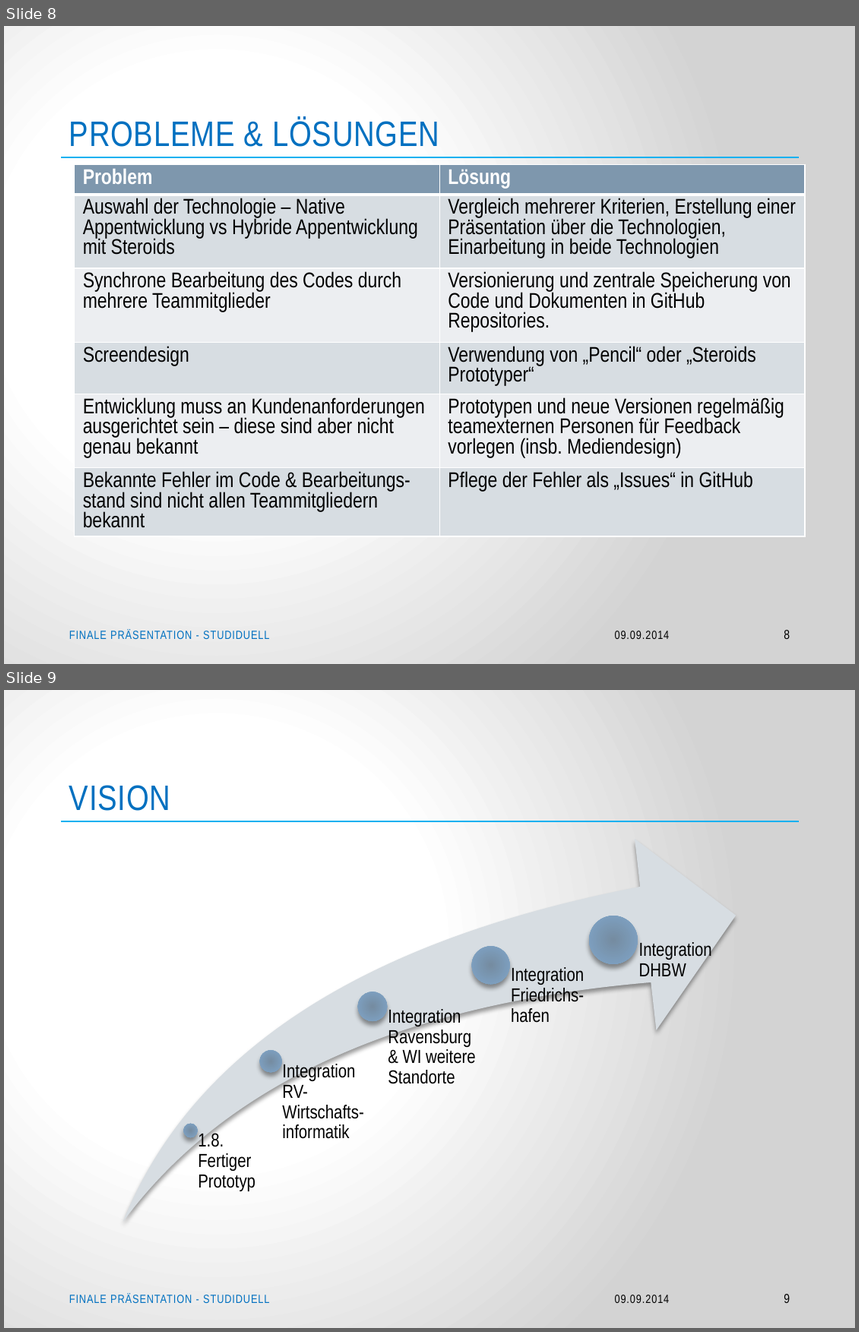
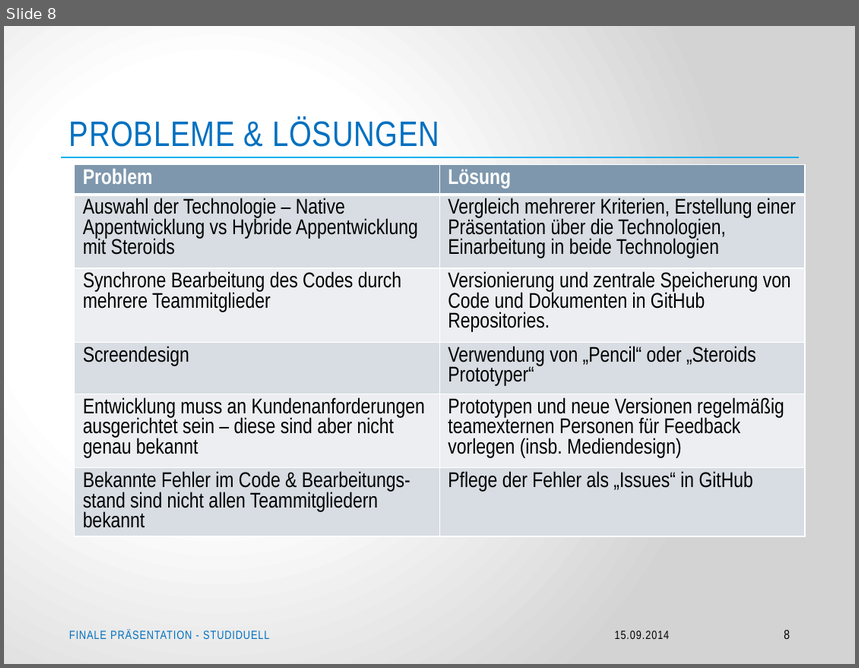
Before and after one commit to Jessi93/Quizduell, a slide deck: Documents/Präsentationen/2014.09.16_Finale Präsentation – Projekt Studiduell.pptx. Shown one above the other, each under a label of ours: slides 8 and 9 before the commit, slide 8 after it. The pictures are 859x1332 and 859x668 pixels, drawn with LibreOffice and Linux fonts; fonts in the diff are those of the drawing; background and template pictures are left out. Boxes give left, top, right and bottom in pixels: in the first picture for what was removed or moved away, otherwise in the second. Text is boxed around its words. In the diff, an @@ line names an element or a change of style, - is before the commit and + after.

Commit message:
finale präse

```diff
--- a/Documents/Präsentationen/2014.09.16_Finale Präsentation – Projekt Studiduell.pptx
+++ b/Documents/Präsentationen/2014.09.16_Finale Präsentation – Projekt Studiduell.pptx
@@ slide 9 removed at (4,690,855,1328), background picture (left out); not listed: 1 template element that a slide beside it also shows @@
@@ title removed at (69,785,170,811) @@
-VISION
@@ group removed at (123,839,736,1222): 5 ellipses, 5 texts, 1 swoosh arrow @@
-1.8. Fertiger Prototyp
-Integration RV-Wirtschafts-informatik
-Integration Ravensburg
-& WI weitere Standorte
-Integration Friedrichs-hafen
-Integration DHBW
@@ text removed at (69,1293,269,1303) @@
-FINALE PRÄSENTATION - STUDIDUELL
@@ text removed at (615,1295,670,1303) @@
-09.09.2014
@@ page number removed at (784,1294,790,1303) @@
-9
@@ slide 8 changed as well @@
@@ text at (615,631,670,639): text changed @@
-09.09.2014
+15.09.2014
```
Also in this commit, not shown: 12 other slides changed, 1 slide added.
